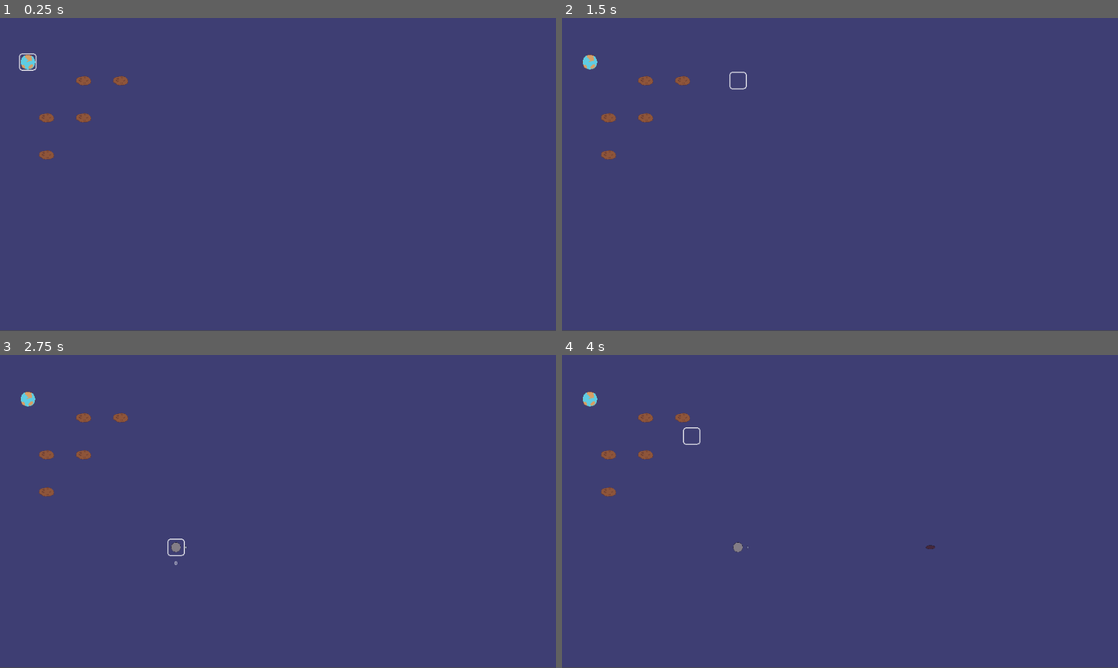
Above: before the commit, frames 1-4 (two rows, left to right).
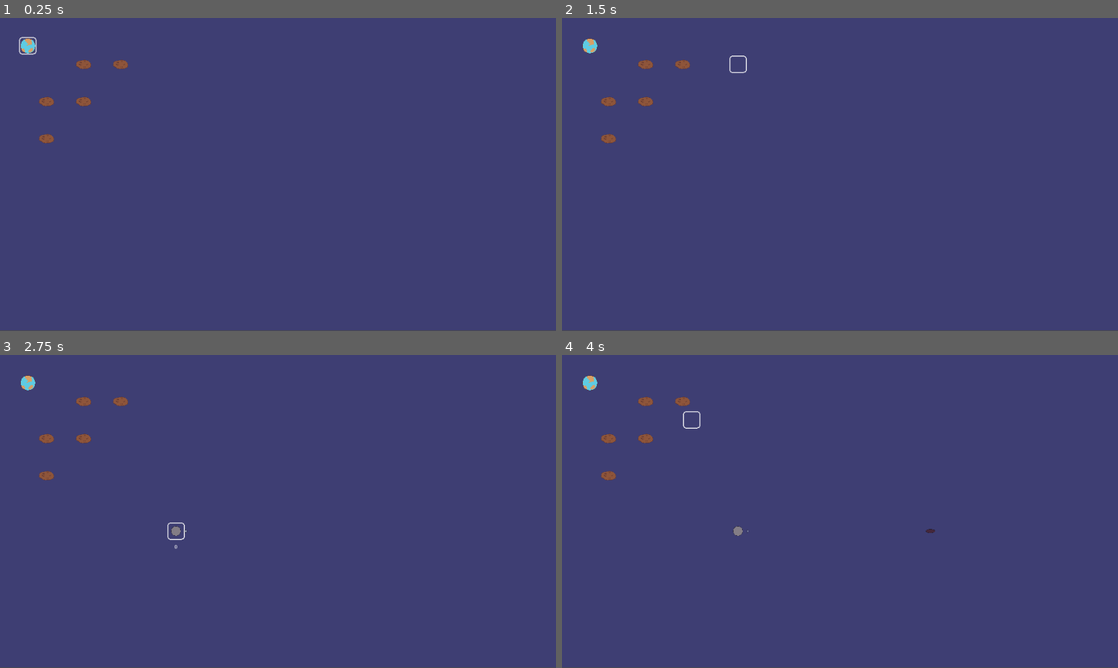
Above: after the commit, the same moments.

Repository: CannibalCowsRanch/Gravitone
Game: Godot game, scene res://scenes/Game.tscn
Same seed, same stepped clock (60 frames per second), same inputs: the game is played once before the commit and once after it.
Inputs:
- Up to frame 1 (0.25 s): no input
- Up to frame 2 (1.5 s): tap Enter at 0.5 s; hold D (move_right, bound only before the commit) 0.53-1.28 s; tap Space (action, bound only before the commit) at 0.6, 1.35 s; hold S (move_down, bound only before the commit) from 1.28 s (still down)
- Up to frame 3 (2.75 s): release S (move_down, bound only before the commit) at 2.03 s; hold D (move_right, bound only before the commit) from 2.03 s (still down); tap Space (action, bound only before the commit) at 2.1 s
- Up to frame 4 (4 s): tap Space (action, bound only before the commit) at 2.75, 2.85, 3.6 s; release D (move_right, bound only before the commit) at 2.78 s; hold W (move_up, bound only before the commit) 2.78-3.53 s; hold A (move_left, bound only before the commit) from 3.53 s (still down)

The runs differ from the first frame. In frame 1, 0.9% of the frame differs, in the area x 3-23%, y 6-46%; in frame 2, 0.9%; in frame 3, 1.0%; in frame 4, 1.1%, in the area x 3-68%, y 6-63%.

Commit message:
Made a good refactoring to the code which should allow more players into the grid

Diff:
--- a/entities/Asteroid.gd
+++ b/entities/Asteroid.gd
@@ -4,4 +4,4 @@
 export var total_resource = 100;
 
 func _ready() -> void:
-	self.type = GridObjectType.ASTEROID
+	self.type = Types.EntityType.ASTEROID
--- a/entities/Asteroid.tscn
+++ b/entities/Asteroid.tscn
@@ -7,7 +7,7 @@
 [sub_resource type="RectangleShape2D" id=1]
 extents = Vector2( 12.9309, 7.27071 )
 
-[node name="Asteroid" instance=ExtResource( 1 )]
+[node name="Asteroid" index="0" instance=ExtResource( 1 )]
 mode = 1
 script = ExtResource( 2 )
 
--- a/entities/Cannon.gd
+++ b/entities/Cannon.gd
@@ -12,14 +12,14 @@
 
 enum States {
 	IDLE,
-	ACTION
+	INTERACT
 }
 
 var _state = States.IDLE
 
 func _ready() -> void:
 	# Set the type of the object
-	self.type = GridObjectType.CANNON
+	self.type = Types.EntityType.CANNON
 	$Timer.wait_time = self.COOLDOWN
 
 func _set_cooldown(new_value: float) -> void:
@@ -37,27 +37,27 @@
 	add_child(bullet)
 
 func _process(delta: float) -> void:
-	if self._state == States.ACTION:
-		self._process_action(delta)
+	if self._state == States.INTERACT:
+		self._process_interact(delta)
 
-func _process_action(delta) -> void:
+func _process_interact(delta) -> void:
 	# Moves direction up and down
-	if Input.is_action_pressed("move_down"):
+	if Input.is_action_pressed(self.player.action.move_down):
 		$Direction.rotate(2.0 * delta)
-	if Input.is_action_pressed("move_up"):
+	if Input.is_action_pressed(self.player.action.move_up):
 		$Direction.rotate(-2.0 * delta)
 
 	# Increase or Decrease cooldown
-	if Input.is_action_just_pressed("move_left"):
+	if Input.is_action_just_pressed(self.player.action.move_left):
 		self._cooldown_delta = max(self._cooldown_delta - 0.1, self.MIN_COOLDOWN_DELTA)
-	if Input.is_action_just_pressed("move_right"):
+	if Input.is_action_just_pressed(self.player.action.move_right):
 		self._cooldown_delta = min(self._cooldown_delta + 0.1, self.MAX_COOLDOWN_DELTA)
 
-func action() -> void:
+func interact() -> void:
 	# Here we change some properties of the
 	# Cooldown and Direction nodes.
 	# TODO: This SHOULD be done with animations
-	if self._state == States.ACTION:
+	if self._state == States.INTERACT:
 		$CooldownLabel.visible = false
 		$Direction.modulate = Color(1, 1, 1, 0.5)
 		self._state = States.IDLE
@@ -65,4 +65,4 @@
 	elif self._state == States.IDLE:
 		$CooldownLabel.visible = true
 		$Direction.modulate = Color(1, 1, 1, 1)
-		self._state = States.ACTION
+		self._state = States.INTERACT
--- a/entities/Entity.gd
+++ b/entities/Entity.gd
@@ -1,14 +1,14 @@
 extends RigidBody2D
 class_name Entity
 
-var type = GridObjectType.INVALID
+var type = Types.EntityType.INVALID
 
 var player: Player = null
 var health: int = 100
 
-func action() -> void:
+func interact() -> void:
 	# This method is needed because the game
-	# calls `action` method on the entity that
+	# calls `interact` method on the entity that
 	# is under the indicator. The default impl
 	# is empty at the moment
 	pass
--- a/entities/GridObjectType.gd
+++ /dev/null
@@ -1,10 +0,0 @@
-extends Node
-
-enum {
-	INVALID,
-	INDICATOR,
-	CANNON,
-	ASTEROID,
-	PLANET,
-	GRAVITONE,
-}
--- a/entities/Indicator.gd
+++ b/entities/Indicator.gd
@@ -1,9 +1,10 @@
 extends Node2D
 class_name Indicator
 
-const type = GridObjectType.INDICATOR
+const type = Types.EntityType.INDICATOR
 
-signal action(player, position)
+signal interact(player, position)
+signal move(direction)
 
 # The movement speed of the indicator
 const SPEED = 30.0
@@ -30,46 +31,44 @@
 
 var player: Player = null
 
-onready var grid: Grid = get_node("/root/Game/Grid")
-
 enum States {
 	IDLE,
 	MOVING,
 	PAUSE,
-	ACTION,
+	INTERACT,
 }
 
 var _state = States.IDLE
 var _elapsed = 0
 
-static func get_input_direction() -> Vector2:
+func _get_input_direction() -> Vector2:
 	return Vector2(
-		float(Input.is_action_pressed("move_right")) - float(Input.is_action_pressed("move_left")),
-		float(Input.is_action_pressed("move_down")) - float(Input.is_action_pressed("move_up"))
+		float(Input.is_action_pressed(self.player.action.move_right)) - float(Input.is_action_pressed(self.player.action.move_left)),
+		float(Input.is_action_pressed(self.player.action.move_down)) - float(Input.is_action_pressed(self.player.action.move_up))
 	)
 
 func _process(delta: float) -> void:
-	if self._state == States.ACTION:
-		self.process_action()
+	if self._state == States.INTERACT:
+		self._process_interact()
 	elif self._state == States.IDLE:
-		self.process_idle()
+		self._process_idle()
 	elif self._state == States.MOVING:
-		self.process_moving(delta)
+		self._process_moving(delta)
 	elif self._state == States.PAUSE:
-		self.process_pause(delta)
+		self._process_pause(delta)
 
-func process_action() -> void:
-	if Input.is_action_just_pressed("action"):
+func _process_interact() -> void:
+	if Input.is_action_just_pressed(self.player.action.interact):
 		self._state = States.IDLE
-		emit_signal("action", player, grid.world_to_map(position))
+		emit_signal("interact", player, position)
 
-func process_idle() -> void:
-	if Input.is_action_just_pressed("action"):
-		self._state = States.ACTION
-		emit_signal("action", player, grid.world_to_map(position))
+func _process_idle() -> void:
+	if Input.is_action_just_pressed(self.player.action.interact):
+		self._state = States.INTERACT
+		emit_signal("interact", player, position)
 		return
 
-	self.direction = self.get_input_direction()
+	self.direction = self._get_input_direction()
 
 	# if the user is moving in the same direction again decrease
 	# the pause duration to allow fast movement
@@ -83,12 +82,19 @@
 	self._last_direction = self.direction
 
 	if self.direction != Vector2.ZERO:
-		if self.grid.can_move(self, self.direction):
-			self._target_position = self.grid.update_child_position(self)
-			self._start_position = self.position
-			self._state = States.MOVING
+		emit_signal("move", self.direction)
 
-func process_moving(delta: float) -> void:
+func begin_move(target_position: Vector2) -> void:
+	"""
+	To begin movement animation one should call this method.
+	Usually this is called from the main scene which has access
+	ot the indicators' grid to compute the target position.
+	"""
+	self._target_position = target_position
+	self._start_position = self.position
+	self._state = States.MOVING
+
+func _process_moving(delta: float) -> void:
 	self._elapsed += delta
 	var weight = self._elapsed * self.SPEED
 	position = self._start_position.linear_interpolate(self._target_position, min(weight, 1))
@@ -96,7 +102,7 @@
 		self._elapsed = 0
 		self._state = States.PAUSE
 
-func process_pause(delta: float) -> void:
+func _process_pause(delta: float) -> void:
 	self._elapsed += delta
 	if self._elapsed >= self._pause_duration:
 		self._elapsed = 0
--- a/entities/Planet.gd
+++ b/entities/Planet.gd
@@ -4,4 +4,4 @@
 export var resource_quantity = 100;
 
 func _ready() -> void:
-	self.type = GridObjectType.PLANET
+	self.type = Types.EntityType.PLANET
--- a/entities/Player.gd
+++ b/entities/Player.gd
@@ -1,4 +1,25 @@
 extends Node
 class_name Player
 
-var type = "player"
+class Actions:
+	var move_right: String
+	var move_left: String
+	var move_up: String
+	var move_down: String
+	var interact: String
+
+var action: Actions = null
+var number = Types.PlayerNumber.INVALID setget set_number
+
+func _init(number) -> void:
+	self.action = Actions.new()
+	self.number = number
+
+func set_number(new_number) -> void:
+	number = new_number
+
+	self.action.move_right = "move_right_%s" % self.number
+	self.action.move_left = "move_left_%s" % self.number
+	self.action.move_up = "move_up_%s" % self.number
+	self.action.move_down = "move_down_%s" % self.number
+	self.action.interact = "interact_%s" % self.number
--- a/entities/Player.tscn
+++ /dev/null
@@ -1,6 +0,0 @@
-[gd_scene load_steps=2 format=2]
-
-[ext_resource path="res://entities/Player.gd" type="Script" id=1]
-
-[node name="Player" type="Node"]
-script = ExtResource( 1 )
--- /dev/null
+++ b/entities/Types.gd
@@ -0,0 +1,18 @@
+extends Node
+
+enum EntityType {
+	INVALID,
+	INDICATOR,
+	CANNON,
+	ASTEROID,
+	PLANET,
+	GRAVITONE,
+}
+
+enum PlayerNumber {
+	INVALID,
+	PLAYER_1,
+	PLAYER_2,
+	PLAYER_3,
+	PLAYER_4
+}
--- a/project.godot
+++ b/project.godot
@@ -14,6 +14,11 @@
 "language": "GDScript",
 "path": "res://entities/Asteroid.gd"
 }, {
+"base": "TileMap",
+"class": "BaseGrid",
+"language": "GDScript",
+"path": "res://scenes/BaseGrid.gd"
+}, {
 "base": "RigidBody2D",
 "class": "Bullet",
 "language": "GDScript",
@@ -23,6 +28,11 @@
 "class": "Cannon",
 "language": "GDScript",
 "path": "res://entities/Cannon.gd"
+}, {
+"base": "BaseGrid",
+"class": "EntitiesGrid",
+"language": "GDScript",
+"path": "res://scenes/EntitiesGrid.gd"
 }, {
 "base": "RigidBody2D",
 "class": "Entity",
@@ -34,15 +44,15 @@
 "language": "GDScript",
 "path": "res://scenes/Game.gd"
 }, {
-"base": "TileMap",
-"class": "Grid",
-"language": "GDScript",
-"path": "res://scenes/Grid.gd"
-}, {
 "base": "Node2D",
 "class": "Indicator",
 "language": "GDScript",
 "path": "res://entities/Indicator.gd"
+}, {
+"base": "BaseGrid",
+"class": "IndicatorsGrid",
+"language": "GDScript",
+"path": "res://scenes/IndicatorsGrid.gd"
 }, {
 "base": "RigidBody2D",
 "class": "Planet",
@@ -56,12 +66,14 @@
 } ]
 _global_script_class_icons={
 "Asteroid": "",
+"BaseGrid": "",
 "Bullet": "",
 "Cannon": "",
+"EntitiesGrid": "",
 "Entity": "",
 "Game": "",
-"Grid": "",
 "Indicator": "",
+"IndicatorsGrid": "",
 "Planet": "",
 "Player": ""
 }
@@ -74,7 +86,7 @@
 
 [autoload]
 
-GridObjectType="*res://entities/GridObjectType.gd"
+Types="*res://entities/Types.gd"
 
 [display]
 
@@ -87,31 +99,31 @@
 
 [input]
 
-move_right={
+move_right_1={
 "deadzone": 0.5,
 "events": [ Object(InputEventKey,"resource_local_to_scene":false,"resource_name":"","device":0,"alt":false,"shift":false,"control":false,"meta":false,"command":false,"pressed":false,"scancode":68,"unicode":0,"echo":false,"script":null)
 , Object(InputEventKey,"resource_local_to_scene":false,"resource_name":"","device":0,"alt":false,"shift":false,"control":false,"meta":false,"command":false,"pressed":false,"scancode":16777233,"unicode":0,"echo":false,"script":null)
  ]
 }
-move_left={
+move_left_1={
 "deadzone": 0.5,
 "events": [ Object(InputEventKey,"resource_local_to_scene":false,"resource_name":"","device":0,"alt":false,"shift":false,"control":false,"meta":false,"command":false,"pressed":false,"scancode":65,"unicode":0,"echo":false,"script":null)
 , Object(InputEventKey,"resource_local_to_scene":false,"resource_name":"","device":0,"alt":false,"shift":false,"control":false,"meta":false,"command":false,"pressed":false,"scancode":16777231,"unicode":0,"echo":false,"script":null)
  ]
 }
-move_up={
+move_up_1={
 "deadzone": 0.5,
 "events": [ Object(InputEventKey,"resource_local_to_scene":false,"resource_name":"","device":0,"alt":false,"shift":false,"control":false,"meta":false,"command":false,"pressed":false,"scancode":87,"unicode":0,"echo":false,"script":null)
 , Object(InputEventKey,"resource_local_to_scene":false,"resource_name":"","device":0,"alt":false,"shift":false,"control":false,"meta":false,"command":false,"pressed":false,"scancode":16777232,"unicode":0,"echo":false,"script":null)
  ]
 }
-move_down={
+move_down_1={
 "deadzone": 0.5,
 "events": [ Object(InputEventKey,"resource_local_to_scene":false,"resource_name":"","device":0,"alt":false,"shift":false,"control":false,"meta":false,"command":false,"pressed":false,"scancode":83,"unicode":0,"echo":false,"script":null)
 , Object(InputEventKey,"resource_local_to_scene":false,"resource_name":"","device":0,"alt":false,"shift":false,"control":false,"meta":false,"command":false,"pressed":false,"scancode":16777234,"unicode":0,"echo":false,"script":null)
  ]
 }
-action={
+interact_1={
 "deadzone": 0.5,
 "events": [ Object(InputEventKey,"resource_local_to_scene":false,"resource_name":"","device":0,"alt":false,"shift":false,"control":false,"meta":false,"command":false,"pressed":false,"scancode":32,"unicode":0,"echo":false,"script":null)
  ]
--- /dev/null
+++ b/scenes/BaseGrid.gd
@@ -0,0 +1,48 @@
+extends TileMap
+class_name BaseGrid
+
+var tile_size : Vector2 = Vector2.ZERO
+var half_tile_size : Vector2 = Vector2.ZERO
+
+# here we could compute the grid size using
+# the viewport size divided by the cell size
+var grid_size : Vector2 = Vector2.ZERO
+
+# This is the data structure where we store a reference
+# to the objects contained into each cell of the grid.
+var _grid = []
+
+func _ready():
+	# First we set the tile size to the current cell_size
+	self.tile_size = self.cell_size
+	self.half_tile_size = self.tile_size / 2
+
+	# here we could compute the grid size using
+	# the viewport size divided by the cell size
+	self.grid_size = Vector2(960 / self.tile_size.x,
+							 512 / self.tile_size.y)
+
+	# Create the grid cells
+	self.init_grid()
+
+func init_grid() -> void:
+	# Here we create the initialize the grid cells.
+	# A subclass could override this method to customize
+	# the initialization of a grid cell.
+	for x in range(self.grid_size.x):
+		self._grid.append([])
+		for _y in range(self.grid_size.y):
+			self._grid[x].append({})
+
+func add_object(child_node: Node2D, grid_position: Vector2) -> void:
+	var grid_type = self._get_grid_type(child_node)
+	child_node.position = self.map_to_world(grid_position) + self.half_tile_size
+	self._grid[grid_position.x][grid_position.y][grid_type] = child_node
+	self.add_child(child_node)
+
+func _get_grid_type(child_node: Node2D):
+	"""
+	Returns the key that will be used to store the object
+	in a cell of the grid.
+	"""
+	return child_node.get_instance_id()
--- /dev/null
+++ b/scenes/EntitiesGrid.gd
@@ -0,0 +1,15 @@
+extends BaseGrid
+class_name EntitiesGrid
+
+const GRID_ENTITY = "entity"
+
+func _get_grid_type(child_node: Node2D) -> String:
+	return GRID_ENTITY
+
+func get_entity(grid_position: Vector2) -> Node2D:
+	# Check if position is inside the grid boundaries
+	if grid_position.x >= self.grid_size.x and grid_position.x < 0:
+		if grid_position.y >= self.grid_size.y and grid_position.y < 0:
+			return null
+
+	return self._grid[grid_position.x][grid_position.y].get(GRID_ENTITY)
--- /dev/null
+++ b/scenes/EntitiesGrid.tscn
@@ -0,0 +1,24 @@
+[gd_scene load_steps=3 format=2]
+
+[ext_resource path="res://scenes/EntitiesGrid.gd" type="Script" id=1]
+
+[sub_resource type="GDScript" id=1]
+script/source = "extends Node2D
+
+onready var grid = get_parent()
+
+
+func _draw():
+	for x in range(grid.grid_size.x):
+		for y in range(grid.grid_size.y):
+			var pos = grid.map_to_world(Vector2(x, y)) + grid.half_tile_size
+			draw_circle(pos, 10, Color(\"#77ffffff\"))"
+
+[node name="Grid" type="TileMap"]
+cell_size = Vector2( 32, 32 )
+format = 1
+script = ExtResource( 1 )
+
+[node name="VisualGrid" type="Node2D" parent="."]
+visible = false
+script = SubResource( 1 )
--- a/scenes/Game.gd
+++ b/scenes/Game.gd
@@ -3,24 +3,24 @@
 
 const Asteroid = preload("res://entities/Asteroid.tscn")
 const Cannon = preload("res://entities/Cannon.tscn")
-const Player = preload("res://entities/Player.tscn")
 const Planet = preload("res://entities/Planet.tscn")
 const Indicator = preload("res://entities/Indicator.tscn")
+const Player = preload("res://entities/Player.gd")
 
 func _ready() -> void:
 	# init first player
-	var player1: Player = Player.instance()
+	var player1: Player = Player.new(Types.PlayerNumber.PLAYER_1)
 	_setup_player(player1, Vector2(1, 1))
 
 	# init second player
 	#var player2: Player = Player.instance()
 	#_setup_player(player2, Vector2($Grid.grid_size.x - 2, $Grid.grid_size.y - 2))
 
-	$Grid.add_object(Asteroid.instance(), Vector2(4, 2))
-	$Grid.add_object(Asteroid.instance(), Vector2(6, 2))
-	$Grid.add_object(Asteroid.instance(), Vector2(4, 4))
-	$Grid.add_object(Asteroid.instance(), Vector2(2, 4))
-	$Grid.add_object(Asteroid.instance(), Vector2(2, 6))
+	$EntitiesGrid.add_object(Asteroid.instance(), Vector2(4, 2))
+	$EntitiesGrid.add_object(Asteroid.instance(), Vector2(6, 2))
+	$EntitiesGrid.add_object(Asteroid.instance(), Vector2(4, 4))
+	$EntitiesGrid.add_object(Asteroid.instance(), Vector2(2, 4))
+	$EntitiesGrid.add_object(Asteroid.instance(), Vector2(2, 6))
 
 func _setup_player(player: Player, grid_position: Vector2) -> void:
 	add_child(player)
@@ -28,22 +28,32 @@
 	# Add planet for the player
 	var planet: Planet = Planet.instance()
 	planet.player = player
-	$Grid.add_object(planet, grid_position)
+	$EntitiesGrid.add_object(planet, grid_position)
 
 	# Add indicator for the player
 	var indicator: Indicator = Indicator.instance()
-	indicator.connect("action", self, "_on_action")
+	if indicator.connect("interact", self, "_on_interact") != OK:
+		print("Connection to `interact` signal failed.")
+	if indicator.connect("move", self, "_on_move", [indicator]) != OK:
+		print("Connection to `move` signal failed.")
+
 	indicator.player = player
-	$Grid.add_object(indicator, grid_position)
+	$IndicatorsGrid.add_object(indicator, grid_position)
 
-func _on_action(player: Player, grid_position: Vector2) -> void:
-	var entity = $Grid.get_entity(grid_position)
+func _on_interact(player: Player, position: Vector2) -> void:
+	var grid_position = $IndicatorsGrid.world_to_map(position)
+	var entity = $EntitiesGrid.get_entity(grid_position)
 	if entity == null:
 		var cannon: Cannon = Cannon.instance()
 		cannon.player = player
-		cannon.action()
-		$Grid.add_object(cannon, grid_position)
+		cannon.interact()
+		$EntitiesGrid.add_object(cannon, grid_position)
 	else:
 		# propagate the action only if the player owns the object
 		if entity.player == player:
-			entity.action()
+			entity.interact()
+
+func _on_move(direction: Vector2, indicator: Indicator) -> void:
+	if $IndicatorsGrid.can_move(indicator, direction):
+		var new_position: Vector2 = $IndicatorsGrid.update_child_position(indicator)
+		indicator.begin_move(new_position)
--- a/scenes/Game.tscn
+++ b/scenes/Game.tscn
@@ -2,19 +2,8 @@
 
 [ext_resource path="res://scenes/Game.gd" type="Script" id=1]
 [ext_resource path="res://images/background.png" type="Texture" id=2]
-[ext_resource path="res://scenes/Grid.gd" type="Script" id=3]
-
-[sub_resource type="GDScript" id=1]
-script/source = "extends Node2D
-
-onready var grid = get_parent()
-
-
-func _draw():
-	for x in range(grid.grid_size.x):
-		for y in range(grid.grid_size.y):
-			var pos = grid.map_to_world(Vector2(x, y)) + grid.half_tile_size
-			draw_circle(pos, 10, Color(\"#77ffffff\"))"
+[ext_resource path="res://scenes/EntitiesGrid.tscn" type="PackedScene" id=3]
+[ext_resource path="res://scenes/IndicatorsGrid.tscn" type="PackedScene" id=4]
 
 [node name="Game" type="Node"]
 script = ExtResource( 1 )
@@ -24,12 +13,6 @@
 texture = ExtResource( 2 )
 centered = false
 
-[node name="Grid" type="TileMap" parent="."]
-position = Vector2( 0, 28 )
-cell_size = Vector2( 32, 32 )
-format = 1
-script = ExtResource( 3 )
+[node name="EntitiesGrid" parent="." instance=ExtResource( 3 )]
 
-[node name="VisualGrid" type="Node2D" parent="Grid"]
-visible = false
-script = SubResource( 1 )
+[node name="IndicatorsGrid" parent="." instance=ExtResource( 4 )]
--- a/scenes/Grid.gd
+++ /dev/null
@@ -1,90 +0,0 @@
-extends TileMap
-class_name Grid
-
-var tile_size : Vector2 = get_cell_size()
-var half_tile_size : Vector2 = self.tile_size / 2
-
-# here we could compute the grid size using
-# the viewport size divided by the cell size
-onready var grid_size = Vector2(960 / tile_size.x,
-								512 / tile_size.y)
-
-const GRID_INDICATORS = "indicators"
-const GRID_ENTITY = "entity"
-# This is the data structure where we store a reference
-# to the objects contained into each cell of the grid.
-#
-#	{
-#		GRID_INDICATORS: {
-#		},
-#		GRID_ENTITY: null
-#	}
-var _grid = []
-
-func _ready():
-	# Create the grid cells
-	for x in range(grid_size.x):
-		self._grid.append([])
-		for _y in range(grid_size.y):
-			self._grid[x].append({
-				GRID_INDICATORS: {},
-				GRID_ENTITY: null,
-			})
-
-func _get_grid_type(child_node: Node2D) -> String:
-	if child_node.type == GridObjectType.INDICATOR:
-		return GRID_INDICATORS
-	else:
-		return GRID_ENTITY
-
-func add_object(child_node: Node2D, grid_position: Vector2) -> void:
-	var grid_type = self._get_grid_type(child_node)
-
-	child_node.position = self.map_to_world(grid_position) + self.half_tile_size
-	if grid_type == GRID_INDICATORS:
-		self._grid[grid_position.x][grid_position.y][grid_type][child_node.get_instance_id()] = child_node
-	else:
-		self._grid[grid_position.x][grid_position.y][grid_type] = child_node
-	self.add_child(child_node)
-
-func can_move(child_node, direction) -> bool:
-	"""
-	This function check if a node can move from its postion on the grid toward
-	to the input `direction`.
-	"""
-	var grid_position: Vector2 = self.world_to_map(child_node.position) + direction
-
-	if grid_position.x < self.grid_size.x and grid_position.x >= 0:
-		if grid_position.y < self.grid_size.y and grid_position.y >= 0:
-			return true
-	return false
-
-func update_child_position(child_node: Node2D) -> Vector2:
-	"""
-	Move the node in the internal grid data structure and return
-	a new world position, that can be used to set node position.
-	"""
-	var grid_type = self._get_grid_type(child_node)
-	var grid_pos = world_to_map(child_node.position)
-	var new_pos = grid_pos + child_node.direction
-
-	var instance_id = child_node.get_instance_id()
-	# get the entity on the grid of the same type
-	# of the object that wants to update its position
-	var entity = self._grid[grid_pos.x][grid_pos.y][grid_type][instance_id]
-
-	# move the item on the grid
-	self._grid[grid_pos.x][grid_pos.y][grid_type].erase(instance_id)
-	self._grid[new_pos.x][new_pos.y][grid_type][instance_id] = entity
-
-	# returns the new position the item should have
-	# on the physical world
-	return map_to_world(new_pos) + half_tile_size
-
-func get_entity(grid_position: Vector2) -> Node2D:
-	# Check if position is inside the grid boundaries
-	if grid_position.x >= self.grid_size.x and grid_position.x < 0:
-		if grid_position.y >= self.grid_size.y and grid_position.y < 0:
-			return null
-
-	return self._grid[grid_position.x][grid_position.y][GRID_ENTITY]
--- /dev/null
+++ b/scenes/IndicatorsGrid.gd
@@ -0,0 +1,43 @@
+extends BaseGrid
+class_name IndicatorsGrid
+
+func _get_grid_type(child_node: Node2D):
+	"""
+	Returns the key that will be used to store the object
+	in a cell of the grid.
+	"""
+	return (child_node as Indicator).player.number
+
+func can_move(child_node, direction) -> bool:
+	"""
+	This function check if a node can move from its postion on the grid toward
+	to the input `direction`.
+	"""
+	var grid_position: Vector2 = self.world_to_map(child_node.position) + direction
+
+	if grid_position.x < self.grid_size.x and grid_position.x >= 0:
+		if grid_position.y < self.grid_size.y and grid_position.y >= 0:
+			return true
+	return false
+
+func update_child_position(child_node: Node2D) -> Vector2:
+	"""
+	Move the node in the internal grid data structure based
+	on the value of its `direction` property and returns
+	a new world position, that can be used to set node position.
+	"""
+	var grid_type = self._get_grid_type(child_node)
+	var grid_pos = world_to_map(child_node.position)
+	var new_pos = grid_pos + child_node.direction
+
+	# get the entity on the grid of the same type
+	# of the object that wants to update its position
+	var entity = self._grid[grid_pos.x][grid_pos.y][grid_type]
+
+	# move the item on the grid
+	self._grid[grid_pos.x][grid_pos.y].erase(grid_type)
+	self._grid[new_pos.x][new_pos.y][grid_type] = entity
+
+	# returns the new position the item should have
+	# on the physical world
+	return map_to_world(new_pos) + half_tile_size
--- /dev/null
+++ b/scenes/IndicatorsGrid.tscn
@@ -0,0 +1,8 @@
+[gd_scene load_steps=2 format=2]
+
+[ext_resource path="res://scenes/IndicatorsGrid.gd" type="Script" id=1]
+
+[node name="IndicatorsGrid" type="TileMap"]
+cell_size = Vector2( 32, 32 )
+format = 1
+script = ExtResource( 1 )
Not shown, added: images/mining-station.png.import
